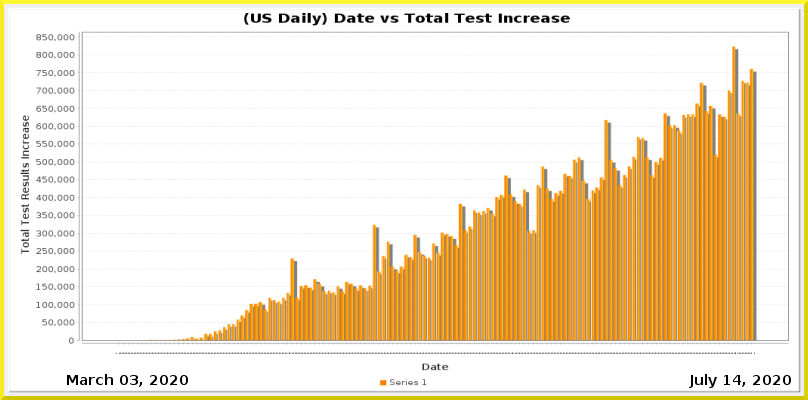
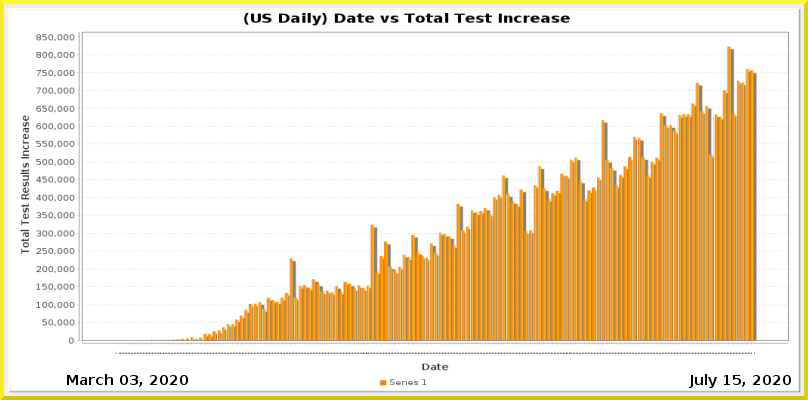
Before/after of a 808px x 400px layered artwork. What changed in the layer stack:
painted on "Current Date" over bbox(733, 375, 741, 385)
painted on "Date_vs_TestIncrease.png" over bbox(140, 46, 757, 354)
